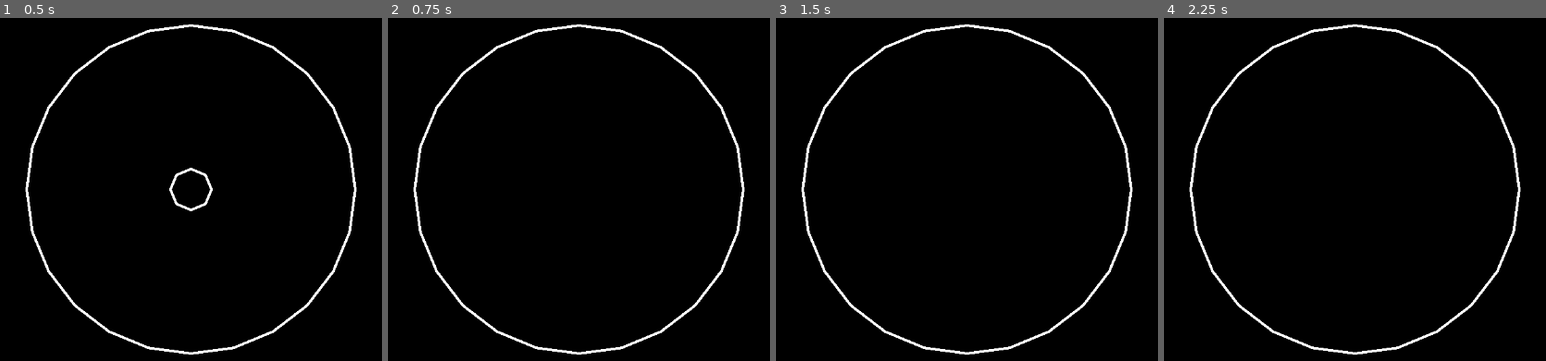
Above: before the commit, frames 1-4 (left to right).
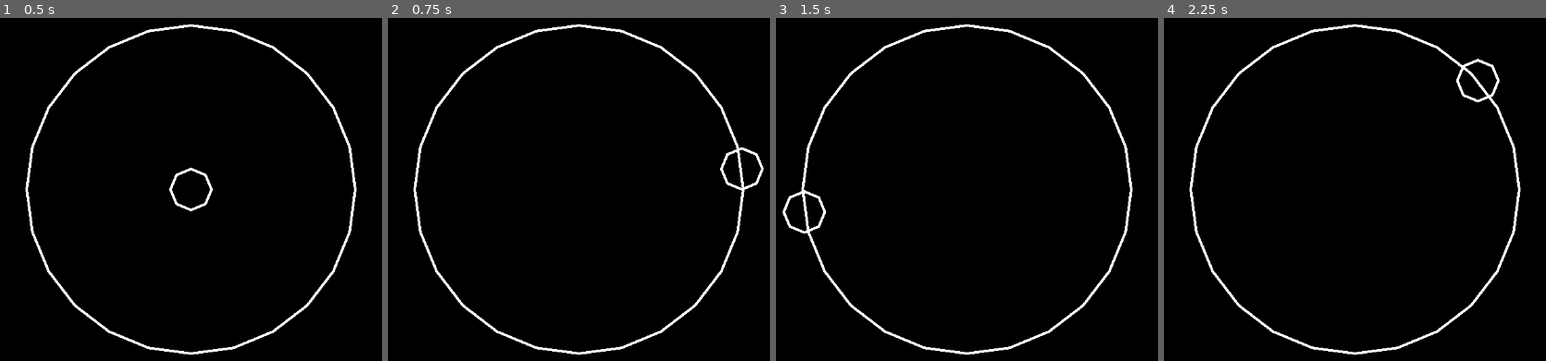
Above: after the commit, the same moments.

Repository: jokw1228/Slay_The_Circle
Game: Godot game, scene res://scenes/rooms/RoomTest.tscn
Same seed, same stepped clock (60 frames per second), same inputs: the game is played once before the commit and once after it.
Inputs (mouse positions are in pixels of both pictures, inside the frame that each line leads up to):
- Up to frame 1 (0.5 s): no input
- Up to frame 2 (0.75 s): tap Enter at 0.5 s; move the mouse to (743, 168) at 0.52 s; click (743, 168) at 0.67 s
- Up to frame 3 (1.5 s): tap Space at 1.25 s; move the mouse to (818, 210) at 1.27 s; click (818, 210) at 1.42 s
- Up to frame 4 (2.25 s): tap Enter at 2 s; move the mouse to (1427, 96) at 2.02 s; click (1427, 96) at 2.17 s

Frame 1 is identical in both runs. In frame 2, 0.3% of the frame differs, in the area x 86-99%, y 37-51%; in frame 3, 0.3%; in frame 4, 0.3%.

Commit message:
임시 커밋

Diff:
--- a/scenes/Player.gd
+++ b/scenes/Player.gd
@@ -27,15 +27,17 @@
 
 			var h: float = circle_centor.x
 			var k: float = circle_centor.y
-			if target_position.x > position.x:
-				# const + sqrt
-				x1 = (2*(h-m*k)+sqrt(4*(h-m*k)*(h-m*k) + 4*(1+m*m)*(h*h+(b-k)*(b-k)-r*r)))/(2*(1+m*m))
+
+			var x1_candidate1: float = (h-m*k + sqrt((h-m*k)*(h-m*k) - (1+m*m)*(h*h+(b-k)*(b-k)-r*r))) / (1+m*m)
+			var x1_candidate2: float = (h-m*k - sqrt((h-m*k)*(h-m*k) - (1+m*m)*(h*h+(b-k)*(b-k)-r*r))) / (1+m*m)
+
+			if abs(target_position.x - x1_candidate1) < abs(target_position.x - x1_candidate2):
+				x1 = x1_candidate1
 			else:
-				# const - sqrt
-				x1 = (2*(h-m*k)+sqrt(4*(h-m*k)*(h-m*k) - 4*(1+m*m)*(h*h+(b-k)*(b-k)-r*r)))/(2*(1+m*m))
+				x1 = x1_candidate2
 			y1 = m*x1 + b
 
-			position = Vector2(x1, y1)
+			position = Vector2(x1, y1).normalized() * r
 
 func _draw():
 	draw_arc(position, 32, 0, 2 * PI, 9, Color.WHITE, 4.0, false)
